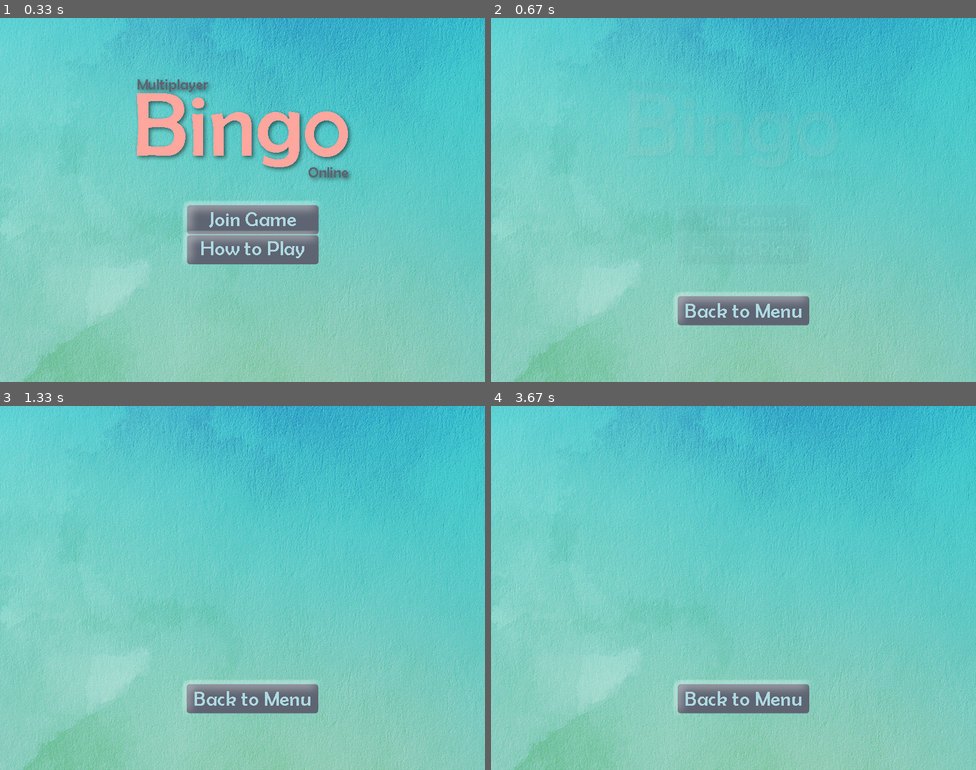
Above: before the commit, frames 1-4 (two rows, left to right).
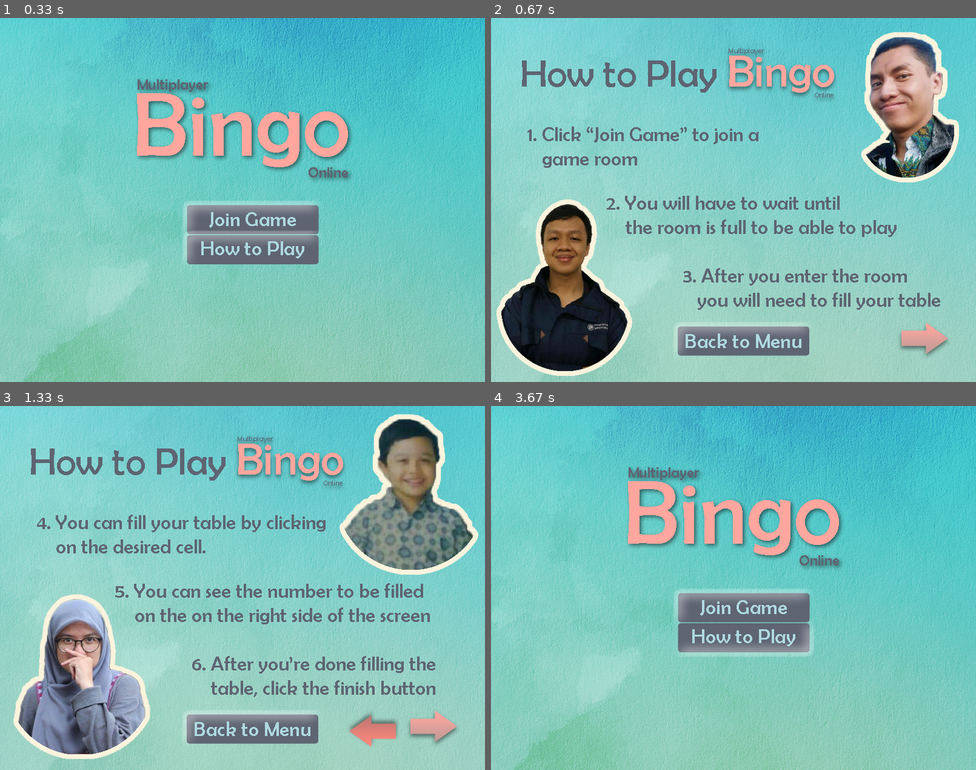
Above: after the commit, the same moments.

Repository: bagasys/bingo-online-pygame
Game: pygame game, started from app.py
Same seed, same stepped clock (60 frames per second), same inputs: the game is played once before the commit and once after it.
Inputs (mouse positions are in pixels of both pictures, inside the frame that each line leads up to):
- Up to frame 1 (0.33 s): no input
- Up to frame 2 (0.67 s): click (743, 250) at 0.43 s
- Up to frame 3 (1.33 s): click (431, 729) at 0.8 s; click (373, 729) at 1.2 s
- Up to frame 4 (3.67 s): move the mouse to (864, 729) at 1.97 s; press the mouse at (864, 729) at 2 s; move the mouse to (777, 726) at 2.1 s; release the mouse at (694, 722) at 2.23 s; press the mouse at (743, 606) at 2.4 s; move the mouse to (830, 558) at 2.5 s; release the mouse at (912, 507) at 2.63 s; press the mouse at (743, 638) at 2.8 s; move the mouse to (820, 609) at 2.9 s; release the mouse at (903, 584) at 3.03 s; press the mouse at (743, 606) at 3.2 s; move the mouse to (811, 609) at 3.3 s; release the mouse at (874, 617) at 3.43 s; press the mouse at (743, 638) at 3.6 s

Frame 1 is identical in both runs. In frame 2, 69% of the frame differs, in the area x 0-100%, y 0-100%; in frame 3, 71%; in frame 4, 13%.

Commit message:
FRONTEND HALAMAN HOW TO PLAY

Diff:
--- a/app.py
+++ b/app.py
@@ -17,7 +17,7 @@
         self.CAPTION = "BINGO!"
         self.SCREEN_RESOLUTION = (self.width, self.height)
         self.frame_count = 0
-
+        self.halaman_howtoplay = 0
         self.screen = pygame.display.set_mode(self.SCREEN_RESOLUTION)
         self.update_count = 0
 
@@ -69,6 +69,7 @@
         self.button_send = Button("Send", 40, 625, 250, 60, 100, (0, 0, 0))
 
         self.background = pygame.image.load('background.png')
+        self.background_howtoplay = [pygame.image.load('How to Play 1.png'), pygame.image.load('How to Play 2.png'), pygame.image.load('How to Play 3.png')]
         self.background_mainmenu = pygame.image.load('main_menu.png')
         self.background_wait = pygame.image.load('wait_screen.png')
         btn_join = ButtonImg('join' ,0, 0, ['Join Game netral.png', 'Join Game hover.png', 'Join Game clicked.png'])
@@ -77,7 +78,7 @@
         btn_confirm = ButtonImg('confirm',0, 0, ['Confirm netral.png', 'Confirm hover.png', 'Confirm clicked.png'])
         btn_backtomenu = ButtonImg('back_to_menu', 0, 0, ['Back to Menu netral.png', 'Back to Menu hover.png', 'Back to Menu clicked.png'])
         self.buttons_welcome = [ButtonImg('join' ,300, 300, ['Join Game netral.png', 'Join Game hover.png', 'Join Game clicked.png']), ButtonImg('how_to_play' ,300, 350, ['How to Play netral.png', 'How to Play hover.png', 'How To Play clicked.png'])]
-        self.buttons_howtoplay = [ButtonImg('back_to_menu', 300, 450, ['Back to Menu netral.png', 'Back to Menu hover.png', 'Back to Menu clicked.png'])]
+        self.buttons_howtoplay = [ButtonImg('back_to_menu', 300, 500, ['Back to Menu netral.png', 'Back to Menu hover.png', 'Back to Menu clicked.png']), ButtonImg('kanan', 670, 500, ['Panah netral.png', 'Panah hover.png', 'Panah clicked.png']), ButtonImg('kiri', 570, 500, ['Panah2 netral.png', 'Panah2 hover.png', 'Panah2 clicked.png'])]
         self.buttons_prepare = [ButtonImg('finish', 555, 330, ['Finish netral.png', 'Finish hover.png', 'Finish clicked.png'])]
         self.buttons_play = [ButtonImg('confirm',555, 330, ['Confirm netral.png', 'Confirm hover.png', 'Confirm clicked.png']),]
         self.buttons_winner = [
@@ -88,6 +89,8 @@
             ButtonImg('view_winner', 555, 560, ['View Table netral.png', 'View Table hover.png', 'View Table clicked.png']),
         ]
 
+
+
         self.button_reset = ButtonImg('reset', 333, 550, ['Back to Menu netral.png', 'Back to Menu hover.png', 'Back to Menu clicked.png'])
 
     def start(self):
@@ -156,6 +159,12 @@
                         btn.onNormal()
                         if btn.name == "back_to_menu":
                             self.DISPLAY = self.DISPLAY_WELCOME
+                        if btn.name == "kiri":
+                            if (self.halaman_howtoplay > 0):
+                                self.halaman_howtoplay -= 1
+                        if btn.name == "kanan":
+                            if (self.halaman_howtoplay < 2):
+                                self.halaman_howtoplay += 1
 
             elif event.type == pygame.MOUSEBUTTONDOWN:
                 for btn in self.buttons_howtoplay:
@@ -169,9 +178,15 @@
                         btn.onNormal()
 
         # Gambar-gambar
-        self.screen.blit(self.background, (0, 0))
+        self.screen.blit(self.background_howtoplay[self.halaman_howtoplay], (0, 0))
         for btn in self.buttons_howtoplay:
-            btn.draw(self.screen)
+            if self.halaman_howtoplay == 0 and btn.name == 'kiri':
+                continue
+            elif self.halaman_howtoplay == 2 and btn.name == 'kanan':
+                continue
+
+            else:
+                btn.draw(self.screen)
 
         pygame.display.update()
 
@@ -387,6 +402,8 @@
             self.screen.blit(waiting_surface, (
                 self.width / 2 - waiting_surface.get_width() / 2, self.height / 2 - waiting_surface.get_height() / 2))
             pygame.display.update()
+
+
 
     def updateGameData(self):
         if not self.net:
Binary file added: How to Play 1.png
Binary file added: How to Play 2.png
Binary file added: How to Play 3.png
Binary file added: Panah clicked.png
Binary file added: Panah hover.png
Binary file added: Panah netral.png
Binary file added: Panah2 clicked.png
Binary file added: Panah2 hover.png
Binary file added: Panah2 netral.png
